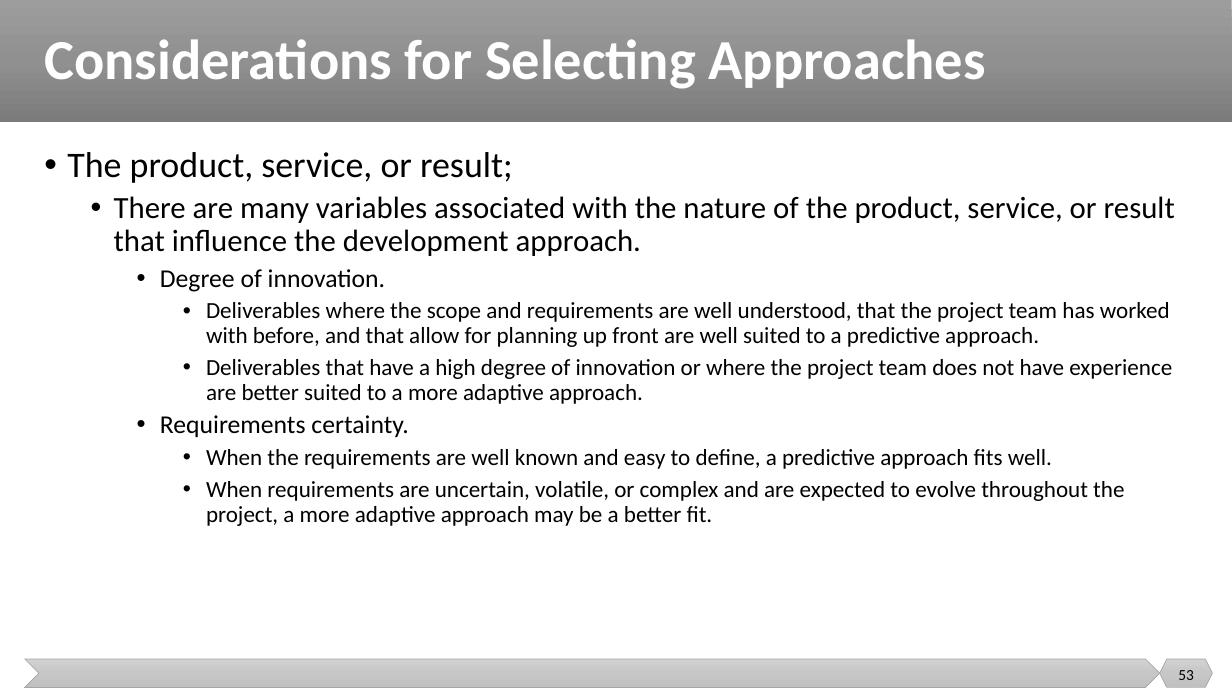
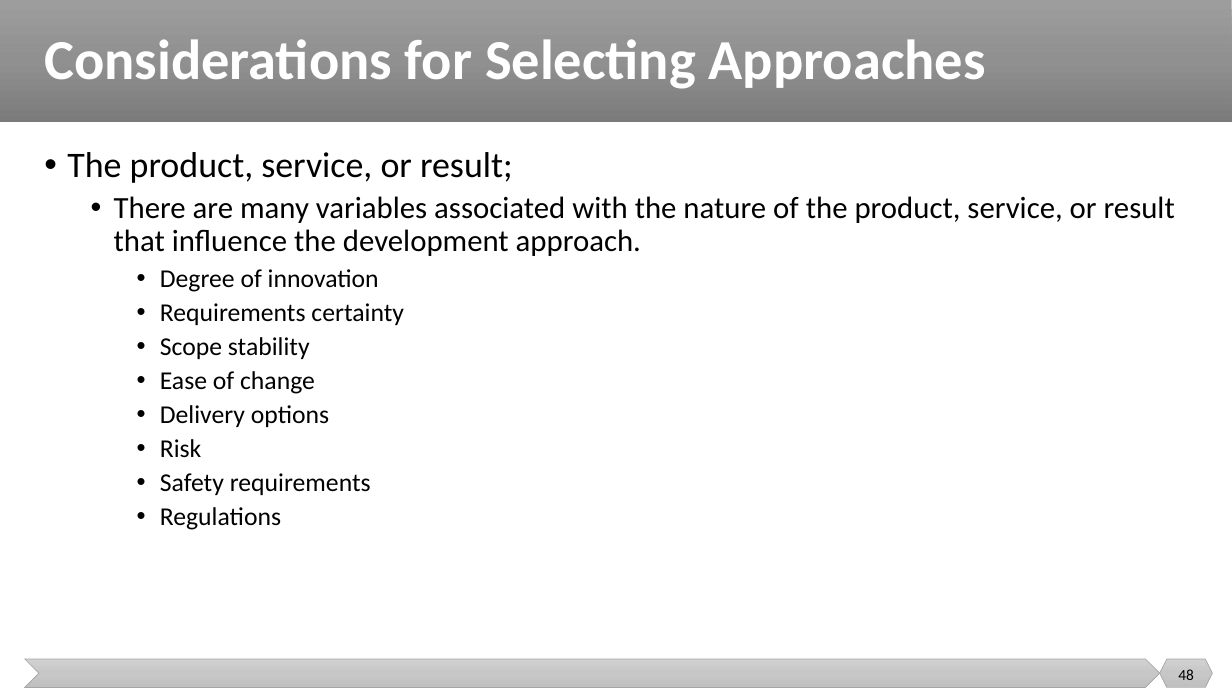
Before and after one commit to malenezi/malenezi, a slide deck: slide 48 of SE423/Lectures/1-Introduction/Project Performance Domains.pptx (slide 53 before the commit). Drawn at 1232x693 pixels with LibreOffice and Linux fonts; fonts in the diff are those of the drawing. Boxes give left, top, right and bottom in pixels: in the first picture for what was removed or moved away, otherwise in the second. Text is boxed around its words. In the diff, an @@ line names an element or a change of style, - is before the commit and + after.

```diff
--- a/SE423/Lectures/1-Introduction/Project Performance Domains.pptx
+++ b/SE423/Lectures/1-Introduction/Project Performance Domains.pptx
@@ text at [160, 269, 404, 530]: text changed; size 18 to 20 pt @@
-    • Degree of innovation.
-      • Deliverables where the scope and requirements are well understood, that the project team has worked with before, and that allow for planning up front are well suited to a predictive approach.
-      • Deliverables that have a high degree of innovation or where the project team does not have experience are better suited to a more adaptive approach.
-    • Requirements certainty.
-      • When the requirements are well known and easy to define, a predictive approach fits well.
-      • When requirements are uncertain, volatile, or complex and are expected to evolve throughout the project, a more adaptive approach may be a better fit.
+    • Degree of innovation
+    • Requirements certainty
+    • Scope stability
+    • Ease of change
+    • Delivery options
+    • Risk
+    • Safety requirements
+    • Regulations
@@ page number at [1178, 669, 1194, 680]: text changed @@
-53
+48
```
Also in this commit, not shown: 9 other slides changed, 9 slides removed, 1 other file.
